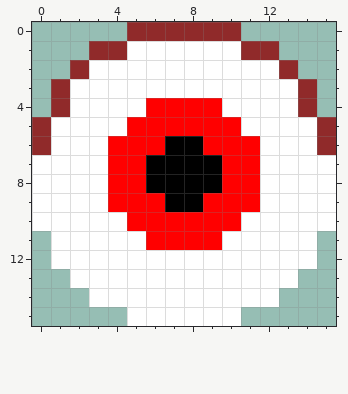
One commit to this pixel-art sprite: feed me/assets/eyeball.png. The picture above is the old version.
The file is 32x32 pixels, drawn in blocks of 2x2; one block is one cell here.
The same view after the edit:
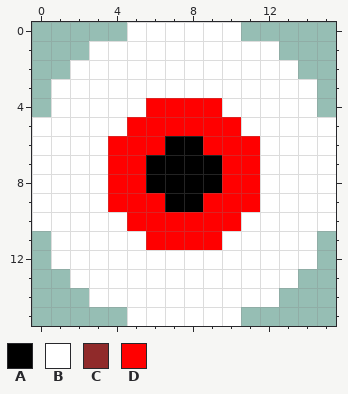
Palette (. is transparent): A #000000  B #ffffff  C #902a2a  D #ff0000
The edit:
@@ x 0..15 @@
- 0 .....CCCCCC.....
- 1 ...CCBBBBBBCC...
- 2 ..CBBBBBBBBBBC..
- 3 .CBBBBBBBBBBBBC.
- 4 .CBBBBDDDDBBBBC.
- 5 CBBBBDDDDDDBBBBC
- 6 CBBBDDDAADDDBBBC
+ 0 .....BBBBBB.....
+ 1 ...BBBBBBBBBB...
+ 2 ..BBBBBBBBBBBB..
+ 3 .BBBBBBBBBBBBBB.
+ 4 .BBBBBDDDDBBBBB.
+ 5 BBBBBDDDDDDBBBBB
+ 6 BBBBDDDAADDDBBBB
  7 BBBBDDAAAADDBBBB
Where, in picture pixels (left, top, right, bottom), the same in both pictures:
changed: (32, 22, 336, 155)
